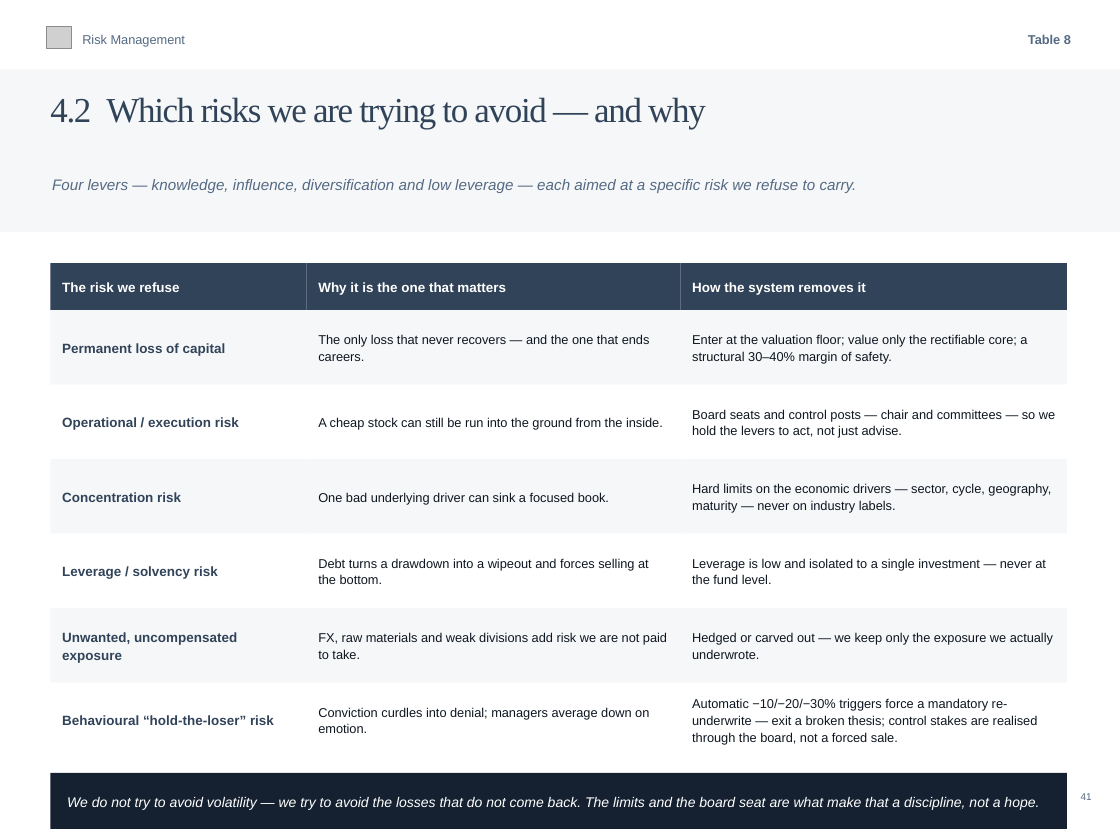
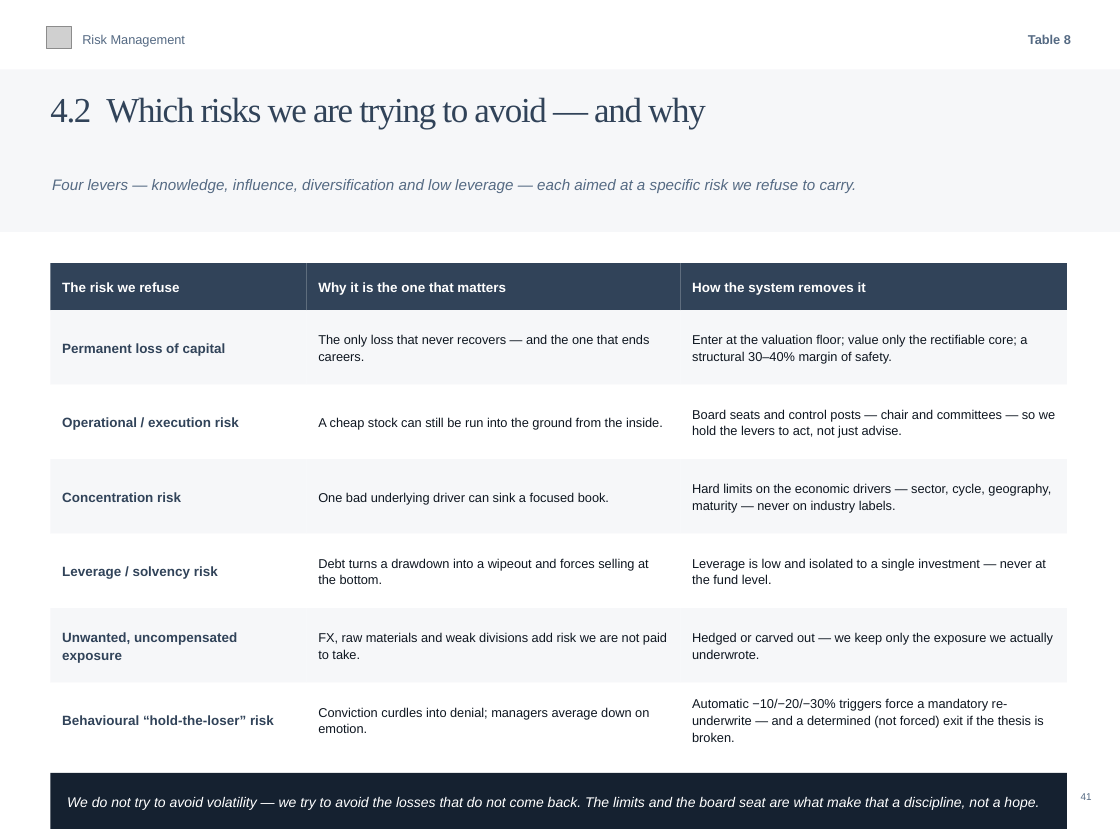
Before and after one commit to charette-lab/Claude, a slide deck: slide 44 of Athanase_Engaged_Ownership_Allocator_Deck.pptx. Drawn at 1120x840 pixels with LibreOffice and Linux fonts; fonts in the diff are those of the drawing; grey boxes stand for pictures. Boxes give left, top, right and bottom in pixels: in the first picture for what was removed or moved away, otherwise in the second. Text is boxed around its words. In the diff, an @@ line names an element or a change of style, - is before the commit and + after.

```diff
--- a/Athanase_Engaged_Ownership_Allocator_Deck.pptx
+++ b/Athanase_Engaged_Ownership_Allocator_Deck.pptx
@@ text at (x1=692, y1=698, x2=1044, y2=742): text changed @@
-Automatic −10/−20/−30% triggers force a mandatory re-underwrite — exit a broken thesis; control stakes are realised through the board, not a forced sale.
+Automatic −10/−20/−30% triggers force a mandatory re-underwrite — and a determined (not forced) exit if the thesis is broken.
```
Also in this commit, not shown: 31 other slides changed, 1 slide added, 1 other file.
